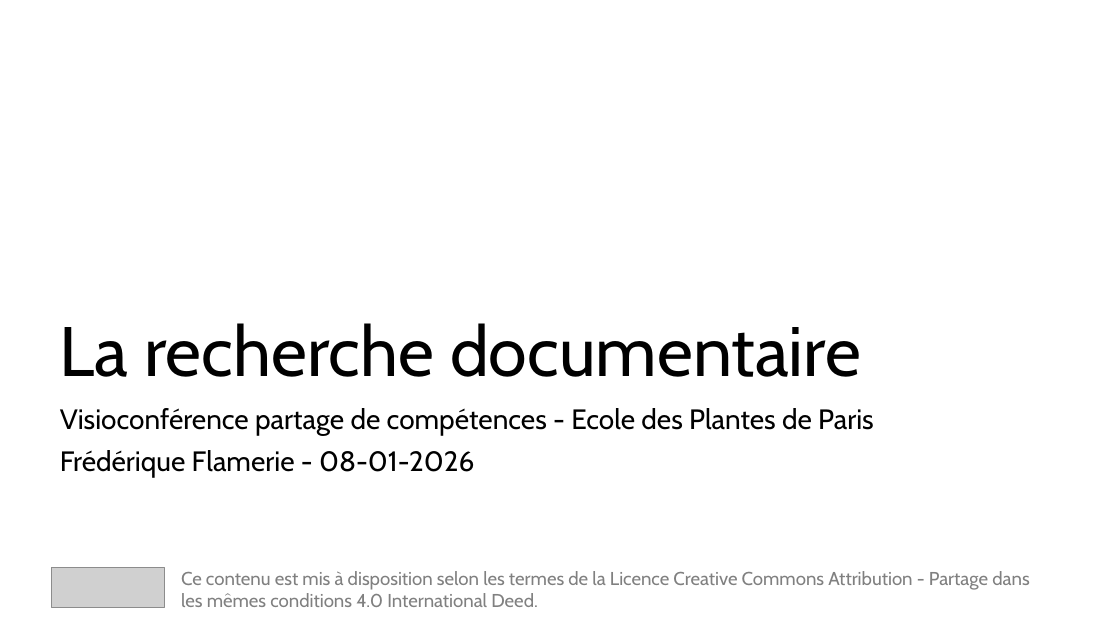
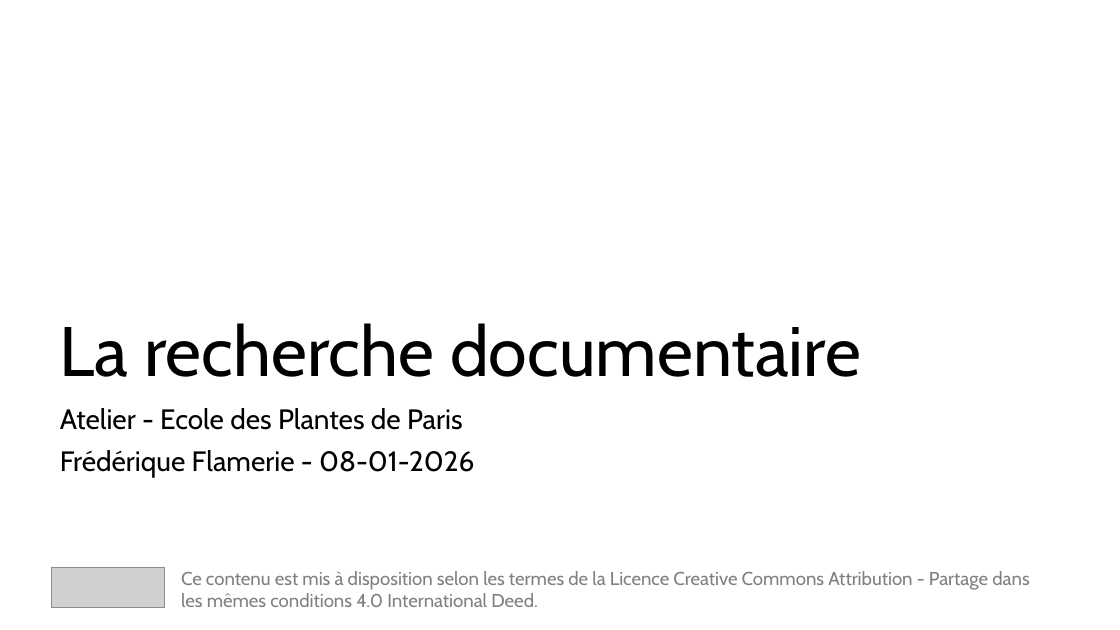
Before and after one commit to fflamerie/biblio_EDPP, a slide deck: slide 1 of doc_EDPP/EDPP_RechBiblio_FFlamerie.odp. Drawn at 1120x630 pixels with LibreOffice and Linux fonts; fonts in the diff are those of the drawing; grey boxes stand for pictures. Boxes give left, top, right and bottom in pixels: in the first picture for what was removed or moved away, otherwise in the second. Text is boxed around its words. In the diff, an @@ line names an element or a change of style, - is before the commit and + after.

```diff
--- a/doc_EDPP/EDPP_RechBiblio_FFlamerie.odp
+++ b/doc_EDPP/EDPP_RechBiblio_FFlamerie.odp
@@ subtitle at (60,408,463,430): text changed @@
-Visioconférence partage de compétences - Ecole des Plantes de Paris
+Atelier - Ecole des Plantes de Paris
```
Also in this commit, not shown: 6 other slides changed, 3 other files.
